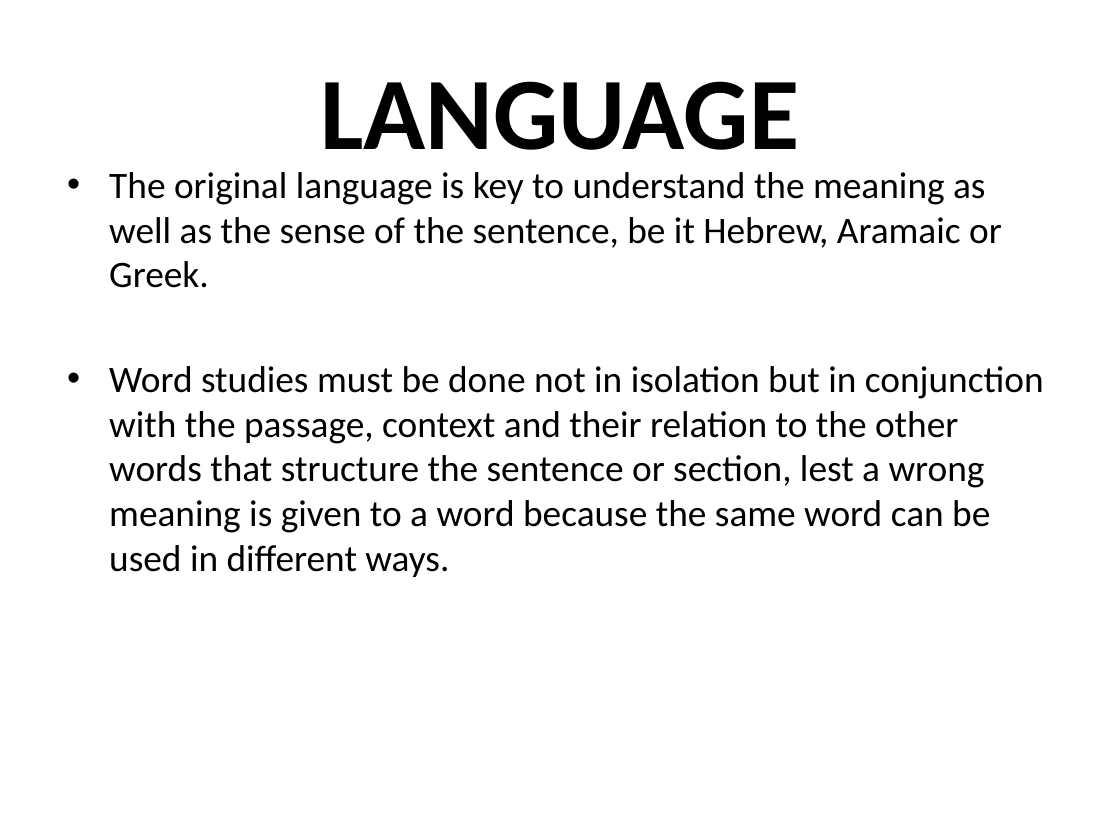
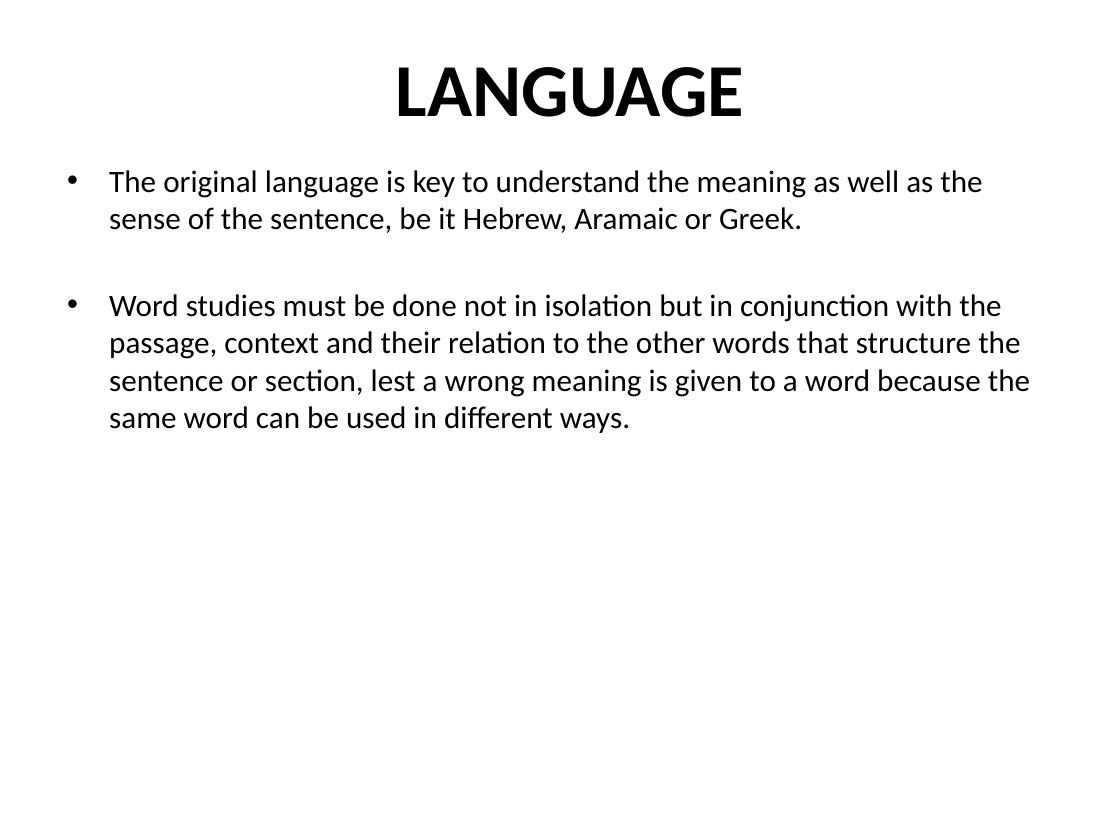
Before and after one commit to mutanganajoseph/Documents, a slide deck: slide 85 of auca/sem-1/intro-to-Bible-study/1 intro to Bible study Notes.pptx (slide 91 before the commit). Drawn at 1120x840 pixels with LibreOffice and Linux fonts; fonts in the diff are those of the drawing. Boxes give left, top, right and bottom in pixels: in the first picture for what was removed or moved away, otherwise in the second. Text is boxed around its words. In the diff, an @@ line names an element or a change of style, - is before the commit and + after.

```diff
--- a/auca/sem-1/intro-to-Bible-study/1 intro to Bible study Notes.pptx
+++ b/auca/sem-1/intro-to-Bible-study/1 intro to Bible study Notes.pptx
@@ title "LANGUAGE": place and size @@
-title "LANGUAGE" at box(320, 81, 799, 173)
+title "LANGUAGE" at box(396, 67, 744, 117)
@@ title "LANGUAGE" at box(396, 67, 744, 117): size 66 to 48 pt @@
@@ text "The original language is key ..." at box(109, 170, 1030, 433): size 24 to 20 pt @@
```
Also in this commit, not shown: 39 other slides changed, 8 slides removed, 1 other file.
